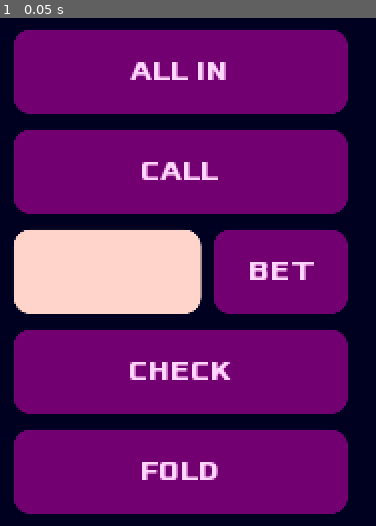
Above: before the commit, frame 1.
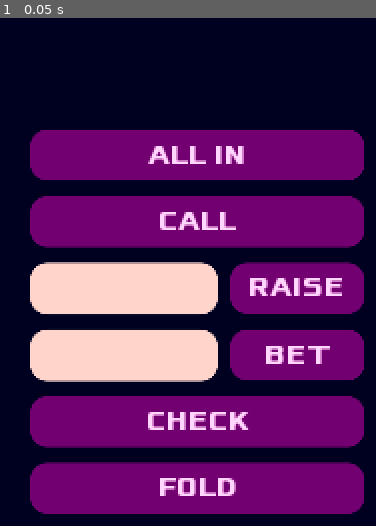
Above: after the commit, the same moment.

Repository: McLovin3/QuipPoker
Game: Godot game, scene res://Scenes/PokerGame.tscn
Two runs of this game, one before a commit and one after it. Both use one fixed random seed, a clock stepped at 60 frames per second and the inputs below. This scene is started directly instead of the project's main scene.
Inputs:
- Up to frame 1 (0.05 s): no input

The runs differ from the first frame. In frame 1, 47% of the frame differs, in the area x 3-97%, y 2-98%.

Commit message:
Kinda works

Diff:
--- a/Scenes/PokerGame.tscn
+++ b/Scenes/PokerGame.tscn
@@ -17,9 +17,9 @@
 anchor_top = 1.0
 anchor_right = 1.0
 anchor_bottom = 1.0
-margin_left = -240.0
-margin_top = -60.0
-margin_right = -40.0
+margin_left = -230.0
+margin_top = -40.0
+margin_right = -30.0
 margin_bottom = -10.0
 disabled = true
 text = "FOLD"
@@ -29,10 +29,10 @@
 anchor_top = 1.0
 anchor_right = 1.0
 anchor_bottom = 1.0
-margin_left = -240.0
-margin_top = -120.0
-margin_right = -40.0
-margin_bottom = -70.0
+margin_left = -230.0
+margin_top = -80.0
+margin_right = -30.0
+margin_bottom = -50.0
 disabled = true
 text = "CHECK"
 
@@ -42,41 +42,67 @@
 
 [node name="PopupText" parent="." instance=ExtResource( 3 )]
 
+[node name="PotLabel" type="Label" parent="."]
+anchor_top = 1.0
+anchor_bottom = 1.0
+margin_top = -45.0
+margin_right = 240.0
+margin_bottom = -25.0
+rect_pivot_offset = Vector2( 131, -12 )
+valign = 2
+
 [node name="ChipLabel" type="Label" parent="."]
 anchor_top = 1.0
 anchor_bottom = 1.0
-margin_top = -60.0
+margin_top = -20.0
 margin_right = 240.0
+rect_pivot_offset = Vector2( 131, -12 )
 valign = 2
 
 [node name="BetButton" parent="." instance=ExtResource( 2 )]
-margin_left = 840.0
-margin_top = 360.0
-margin_right = 920.0
-margin_bottom = 410.0
+margin_left = 850.0
+margin_top = 420.0
+margin_right = 930.0
+margin_bottom = 450.0
 disabled = true
 text = "BET"
 
 [node name="AllInButton" parent="." instance=ExtResource( 2 )]
-margin_left = 720.0
-margin_top = 240.0
-margin_right = 920.0
-margin_bottom = 290.0
+margin_left = 730.0
+margin_top = 300.0
+margin_right = 930.0
+margin_bottom = 330.0
 disabled = true
 text = "ALL IN"
 
 [node name="CallButton" parent="." instance=ExtResource( 2 )]
-margin_left = 720.0
-margin_top = 300.0
-margin_right = 920.0
-margin_bottom = 350.0
+margin_left = 730.0
+margin_top = 340.0
+margin_right = 930.0
+margin_bottom = 370.0
 disabled = true
 text = "CALL"
 
 [node name="BetInput" parent="." instance=ExtResource( 6 )]
-margin_left = 720.0
-margin_top = 360.0
-margin_right = 832.0
+margin_left = 730.0
+margin_top = 420.0
+margin_right = 842.0
+margin_bottom = 450.0
+max_length = 5
+editable = false
+
+[node name="RaiseButton" parent="." instance=ExtResource( 2 )]
+margin_left = 850.0
+margin_top = 380.0
+margin_right = 930.0
+margin_bottom = 410.0
+disabled = true
+text = "RAISE"
+
+[node name="RaiseInput" parent="." instance=ExtResource( 6 )]
+margin_left = 730.0
+margin_top = 380.0
+margin_right = 842.0
 margin_bottom = 410.0
 max_length = 5
 editable = false
@@ -87,3 +113,4 @@
 [connection signal="pressed" from="BetButton" to="." method="_on_BetButton_pressed"]
 [connection signal="pressed" from="AllInButton" to="." method="_on_AllInButton_pressed"]
 [connection signal="pressed" from="CallButton" to="." method="_on_CallButton_pressed"]
+[connection signal="pressed" from="RaiseButton" to="." method="_on_RaiseButton_pressed"]
--- a/Scenes/Scripts/GameManager.gd
+++ b/Scenes/Scripts/GameManager.gd
@@ -28,7 +28,8 @@
 	for id in player_id_list:
 		player_info[id] = {"name": NetworkManager.players.get(id)}
 		player_info[id]["chips"] = INITIAL_POINT_AMOUNT
-		player_info[id]["action"] = 0
+		player_info[id]["action"] = -1
+		player_info[id]["action_count"] = 0
 
 	new_deck()
 
--- a/Scenes/Scripts/PokerGame.gd
+++ b/Scenes/Scripts/PokerGame.gd
@@ -1,6 +1,11 @@
 extends CanvasLayer
 class_name PokerGame
 
+var ROUND_FEE_AMOUNT = 100
+
+onready var _raise_button: Button = $RaiseButton
+onready var _raise_input: ShakingInput = $RaiseInput
+onready var _pot_label: Label = $PotLabel
 onready var _call_button: Button = $CallButton
 onready var _all_in_button: Button = $AllInButton
 onready var _bet_button: Button = $BetButton
@@ -15,12 +20,16 @@
 
 # TODO Change order clockwise after every poker game
 # TODO Game closing returns to main menu
-# TODO No duplicate namesp
+# TODO No duplicate names
+# TODO Max 8 players
 # TODO Min 3 players
 # TODO turn timer
 
 enum Plays { CHECK, FOLD, RAISE, BET, CALL, ALL_IN }
 
+var _last_puppet_bet_amount: int = 0
+var _last_bet_amount: int = 0
+var _last_betting_player: int = 0
 var _player_chip_count: int
 var _players = []
 var _table_cards: Array = []
@@ -49,12 +58,20 @@
 	rpc("_set_table_cards", _table_cards)
 	rpc("_set_player_names", _get_player_names())
 	_initialise_players()
-	rpc_id(_players[0], "_set_turn", 0)
+	rpc_id(1, "_set_turn", 0)
 
 
 func _initialise_players() -> void:
 	for id in _players:
 		var player_cards = [GameManager.get_next_card(), GameManager.get_next_card()]
+		if GameManager.player_info.get(id)["chips"] >= ROUND_FEE_AMOUNT:
+			GameManager.player_info.get(id)["chips"] -= ROUND_FEE_AMOUNT
+			_pot += ROUND_FEE_AMOUNT
+		else:
+			GameManager.player_info.get(id)["chips"] = 0
+			GameManager.player_info.get(id)["action"] = Plays.ALL_IN
+			_pot += GameManager.player_info.get(id)["chips"]
+		rpc("_set_pot_amount", _pot)
 		rpc("_set_chip_count", GameManager.player_info.get(id)["chips"])
 		GameManager.player_info[id]["cards"] = [
 			GameManager.get_api_value(player_cards[0]), GameManager.get_api_value(player_cards[1])
@@ -63,7 +80,13 @@
 
 
 func _is_turn_over() -> bool:
-	return (_current_player + 1) == _players.size()
+	var action_counts : Array = []
+	for id in GameManager.player_id_list:
+		if not (_get_player_info(id).get("action") in [Plays.FOLD, Plays.ALL_IN]):
+			action_counts.append(_get_player_info(id)["action_count"])
+
+	action_counts.sort()
+	return action_counts[0] == action_counts[action_counts.size() - 1] == 1 or action_counts[0] == action_counts[action_counts.size() - 1] == 2
 
 
 func _get_player_names() -> Array:
@@ -104,7 +127,9 @@
 
 
 func _get_next_player_id() -> int:
-	for id in GameManager.player_id_list.slice(_current_player, GameManager.player_id_list.size()):
+	for id in GameManager.player_id_list.slice(
+		_current_player + 1, GameManager.player_id_list.size()
+	):
 		if (
 			_get_player_info(id).get("action") in [Plays.FOLD, Plays.ALL_IN]
 			or _get_player_info(id).get("chips") <= 0
@@ -129,44 +154,69 @@
 
 mastersync func _send_action(action: int, bet_amount: int):
 	var id = get_tree().get_rpc_sender_id()
+	GameManager.player_info.get(id)["action_count"] += 1
 
 	match action:
+		Plays.ALL_IN:
+			GameManager.player_info[id]["action"] = Plays.ALL_IN
+			GameManager.player_info[id]["chips"] = 0
+			rpc("_set_player_action", _get_current_player_name(), "All In")
+			rpc("_set_pot_amount", bet_amount)
+
+		Plays.RAISE:
+			GameManager.player_info[id]["action"] = Plays.RAISE
+			GameManager.player_info[id]["chips"] -= bet_amount
+			rpc("_set_player_action", _get_current_player_name(), "bet " + str(bet_amount))
+			rpc("_set_pot_amount", bet_amount)
+			_last_betting_player = id
+			_last_bet_amount = bet_amount
+
+		Plays.CALL:
+			GameManager.player_info[id]["action"] = Plays.CALL
+			GameManager.player_info[id]["chips"] -= bet_amount
+			rpc("_set_player_action", _get_current_player_name(), "call")
+			rpc("_set_pot_amount", bet_amount)
+
+		Plays.BET:
+			GameManager.player_info[id]["action"] = Plays.BET
+			GameManager.player_info[id]["chips"] -= bet_amount
+			rpc("_set_player_action", _get_current_player_name(), "bet " + str(bet_amount))
+			rpc("_set_pot_amount", bet_amount)
+			_last_betting_player = id
+			_last_bet_amount = bet_amount
+
 		Plays.CHECK:
 			GameManager.player_info.get(id)["action"] = Plays.CHECK
 			rpc("_set_player_action", _get_current_player_name(), "check")
-			if _is_turn_over():
-				_turn_over()
-			else:
-				_current_player += 1
-				rpc_id(_get_next_player_id(), "_set_turn", 0)
-				rpc("_set_currently_playing", _get_current_player_name())
+			_last_bet_amount = 0
 
 		Plays.FOLD:
 			GameManager.player_info.get(id)["action"] = Plays.FOLD
 			rpc("_set_player_action", _get_current_player_name(), "fold")
 
-			if _is_turn_over():
-				_turn_over()
-
-			elif _is_one_player_left():
-				rpc("_disable_buttons")
-				rpc(
-					"_display_text",
-					(
-						"Everyone else folded, "
-						+ _get_player_info(_get_next_player_id()).get("name")
-						+ " wins "
-						+ str(_pot)
-						+ " chips!"
-					)
-				)
-
-			else:
-				rpc_id(_get_next_player_id(), "_set_turn", 0)
-				rpc("_set_currently_playing", _get_current_player_name())
-
-
-func _turn_over():
+	var next_player_id = _get_next_player_id()
+
+	if _is_one_player_left():
+		rpc("_disable_buttons")
+		rpc(
+			"_display_text",
+			(
+				"Everyone else folded, "
+				+ _get_player_info(next_player_id).get("name")
+				+ " wins "
+				+ str(_pot)
+				+ " chips!"
+			)
+		)
+
+	if (_get_player_info(next_player_id).get("action_count") == 2
+		or _everyone_folded_or_checked()):
+		_turn_over(next_player_id)
+
+	else:
+		rpc_id(next_player_id, "_set_turn", _last_bet_amount)
+
+func _turn_over(next_player_id : int):
 	_turn += 1
 	var new_card = GameManager.get_next_card()
 	_table_cards.append(new_card)
@@ -177,11 +227,27 @@
 		_determine_winner()
 
 	else:
-		_current_player = 0
+		for player_id in GameManager.player_id_list:
+			GameManager.player_info.get(player_id)["action_count"] = 0
+
+			if (GameManager.player_info.get(player_id)["action"] != Plays.FOLD
+				or GameManager.player_info.get(player_id)["action"] != Plays.ALL_IN):
+				GameManager.player_info.get(player_id)["action"] = -1
+
 		rpc("_set_player_names", _get_player_names())
 		rpc("_set_currently_playing", _get_current_player_name())
-		rpc_id(_players[_current_player], "_set_turn", 0)
-
+		rpc_id(next_player_id, "_set_turn", 0)
+
+func _everyone_folded_or_checked():
+	for id in GameManager.player_id_list:
+		print(_get_player_info(id).get("action"))
+		if not (
+			_get_player_info(id).get("action") in [Plays.FOLD, Plays.CHECK]
+			or _get_player_info(id).get("chips") <= 0
+		):
+			return false
+
+	return true
 
 # Player Functions
 puppetsync func _set_chip_count(amount: int) -> void:
@@ -209,12 +275,16 @@
 	elif _current_bet > _player_chip_count:
 		_all_in_button.disabled = false
 
-	else:
+	elif _current_bet > 0:
 		_call_button.disabled = false
-		_bet_button.disabled = false
-		_bet_input.editable = true
+		_raise_button.disabled = false
+		_raise_input.editable = true
 
 	_fold_button.disabled = false
+
+puppetsync func _set_pot_amount(amount: int) -> void:
+	_pot += amount
+	_pot_label.text = "Pot: " + str(amount)
 
 puppetsync func _display_text(text: String) -> void:
 	_popup_text.display_text(text)
@@ -226,6 +296,8 @@
 	_call_button.disabled = true
 	_check_button.disabled = true
 	_fold_button.disabled = true
+	_raise_button.disabled = true
+	_raise_input.editable = false
 
 puppetsync func _flip_next_card(card_value: Dictionary) -> void:
 	_card_manager.flip_next_card(card_value)
@@ -247,6 +319,27 @@
 	_disable_buttons()
 	_popup_text.display_text("Checked")
 	rpc("_send_action", Plays.CHECK, 0)
+
+
+func _on_RaiseButton_pressed():
+	var bet_amount = _raise_input.text
+
+	if (
+		!_raise_input.text.is_valid_integer()
+		or int(_raise_input.text) + _current_bet > _player_chip_count
+		or int(_raise_input.text) + _current_bet <= _current_bet
+	):
+		_bet_input.shake()
+
+	else:
+		bet_amount = int(bet_amount) + _current_bet
+
+		_disable_buttons()
+		rpc("_send_action", Plays.RAISE, bet_amount)
+		_popup_text.display_text("Raised to " + str(bet_amount) + " chips")
+		_set_chip_count(_player_chip_count - bet_amount)
+		_last_puppet_bet_amount = bet_amount
+		_player_chip_count = _player_chip_count - bet_amount
 
 
 func _on_BetButton_pressed():
@@ -261,6 +354,7 @@
 
 	else:
 		_disable_buttons()
+		_last_puppet_bet_amount = int(bet_amount)
 		rpc("_send_action", Plays.BET, int(bet_amount))
 		_popup_text.display_text("Bet " + str(int(bet_amount)) + " chips")
 		_set_chip_count(_player_chip_count - int(bet_amount))
@@ -277,8 +371,11 @@
 
 func _on_CallButton_pressed():
 	_disable_buttons()
+	_current_bet -= _last_puppet_bet_amount
+	print(_current_bet)
+	_last_puppet_bet_amount = 0
 	_popup_text.display_text("Called")
-	rpc("_send_action", Plays.CALL, _player_chip_count - _current_bet)
+	rpc("_send_action", Plays.CALL, _current_bet)
 	_set_chip_count(_player_chip_count - _current_bet)
 	_player_chip_count -= _current_bet
 
